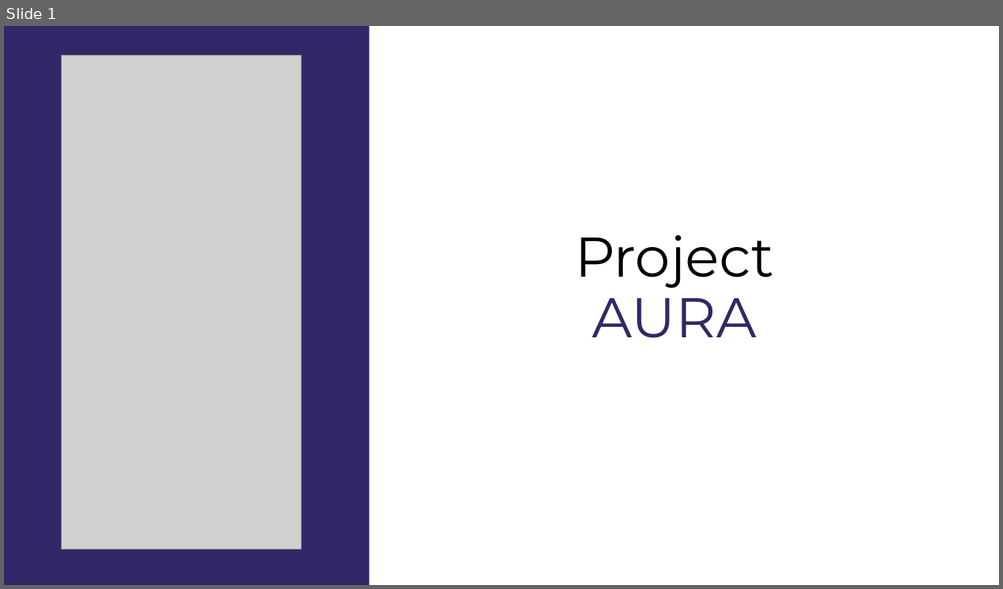
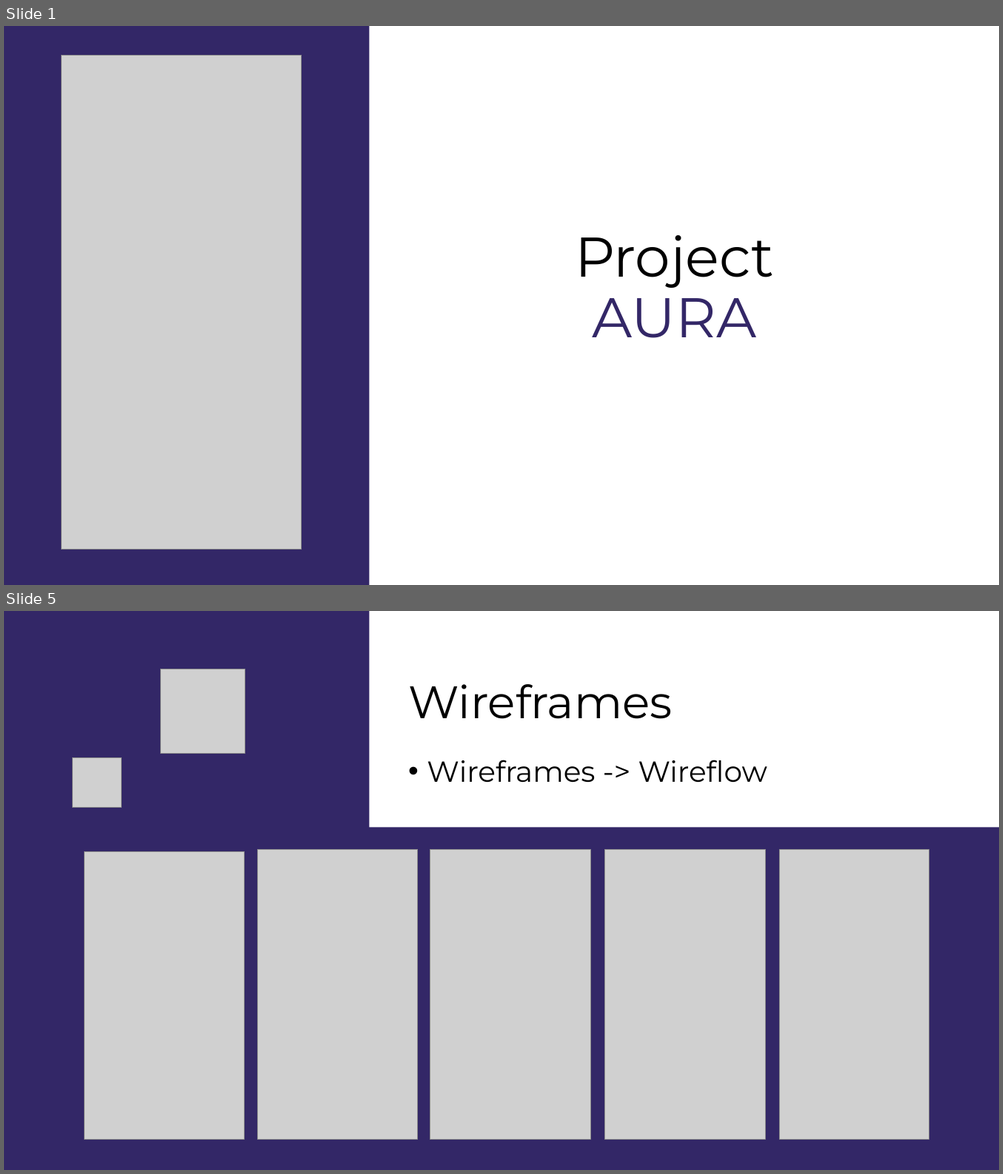
Before and after one commit to gdmgent-1819-mobdev2/positive-design-project-aura, a slide deck: research/AURA.pptx. Shown one above the other, each under a label of ours: slide 1 before the commit, slides 1 and 5 after it; the slides between them are not shown. The pictures are 1003x589 and 1003x1174 pixels, drawn with LibreOffice and Linux fonts; fonts in the diff are those of the drawing; grey boxes stand for pictures. Boxes give left, top, right and bottom in pixels: in the first picture for what was removed or moved away, otherwise in the second. Text is boxed around its words. In the diff, an @@ line names an element or a change of style, - is before the commit and + after.

```diff
--- a/research/AURA.pptx
+++ b/research/AURA.pptx
@@ slide 5 added at (4,611,999,1170), background #FFFFFF @@
@@ rectangle added at (4,611,370,1170), fill #332767 @@
@@ picture added at (161,669,245,754) @@
@@ title added at (408,684,672,719), 44 pt, text #000000 @@
+Wireframes
@@ picture added at (73,758,122,807) @@
@@ text added at (427,760,767,783), 28 pt, text #000000 @@
+• Wireframes -> Wireflow
@@ rectangle added at (351,827,999,1170), fill #332767 @@
@@ picture added at (84,852,244,1140) @@
@@ picture added at (258,850,418,1140) @@
@@ picture added at (430,850,591,1140) @@
@@ picture added at (605,850,765,1140) @@
@@ picture added at (780,850,929,1140) @@
```
Also in this commit, not shown: 2 slides changed, 5 other slides added, 2 slides removed, 5 other files.
